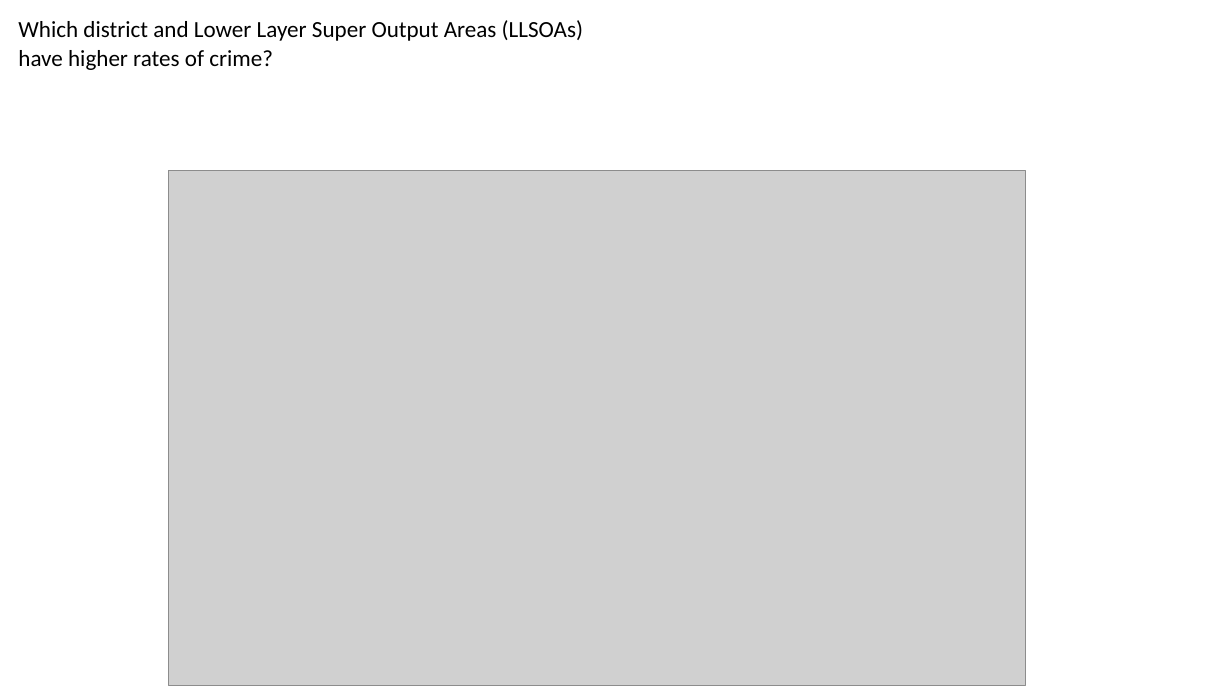
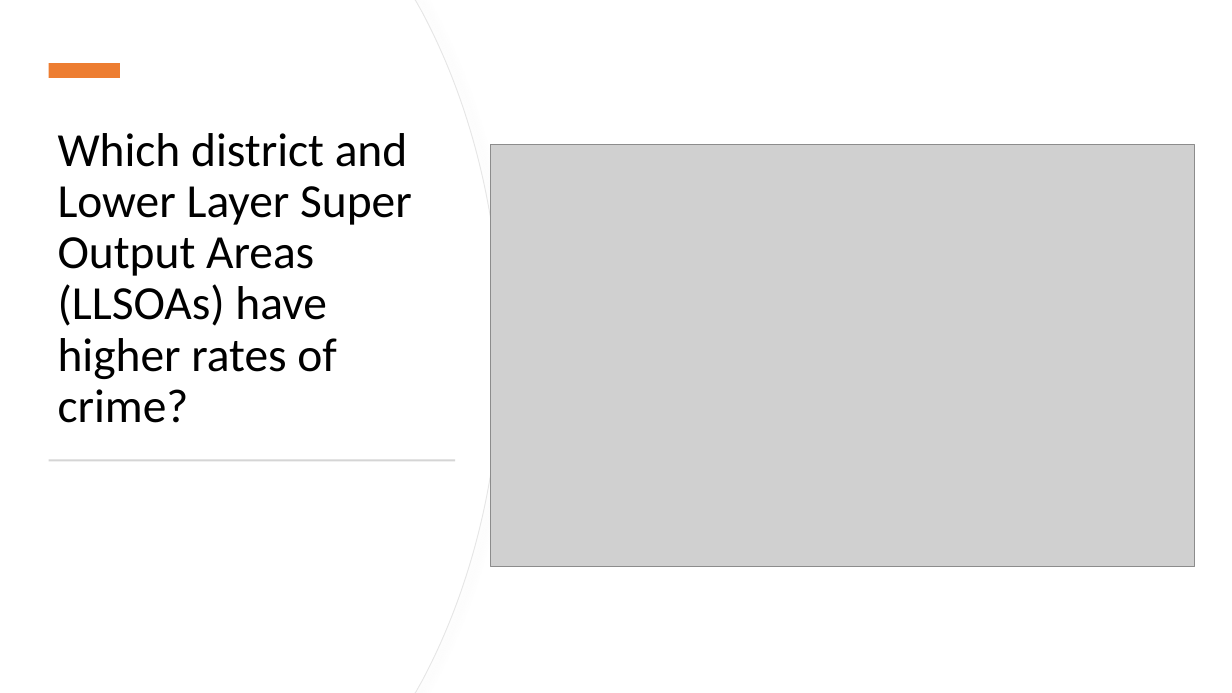
Before and after one commit to Garywtne/Group4_Project1_repo, a slide deck: slide 10 of Group 4 presentation.pptx (slide 9 before the commit). Drawn at 1232x693 pixels with LibreOffice and Linux fonts; fonts in the diff are those of the drawing; grey boxes stand for pictures. Boxes give left, top, right and bottom in pixels: in the first picture for what was removed or moved away, otherwise in the second. Text is boxed around its words. In the diff, an @@ line names an element or a change of style, - is before the commit and + after.

```diff
--- a/Group 4 presentation.pptx
+++ b/Group 4 presentation.pptx
@@ freeform shape added at box(0, 0, 501, 693), fill #FFFFFF, outline #E6E6E6 0.75 pt @@
@@ freeform shape added at box(0, 0, 500, 693), fill #FFFFFF @@
@@ rectangle added at box(49, 63, 120, 78), fill #ED7D31 @@
@@ text "Which district and Lower Layer ...": place and size @@
-text "Which district and Lower Layer ..." at box(18, 20, 583, 70)
+text "Which district and Lower Layer ..." at box(58, 133, 412, 423)
@@ text "Which district and Lower Layer ..." at box(58, 133, 412, 423): size 18 to 37 pt; line spacing 1.07 to 0.9; more space between paragraphs; vertical alignment top to bottom @@
@@ picture: place and size @@
-picture at box(168, 171, 1026, 686)
+picture at box(491, 144, 1195, 567)
@@ rectangle added at box(49, 459, 456, 461), fill #D5D5D5 @@
```
Also in this commit, not shown: 7 other slides changed, 4 slides added, 2 slides removed.
